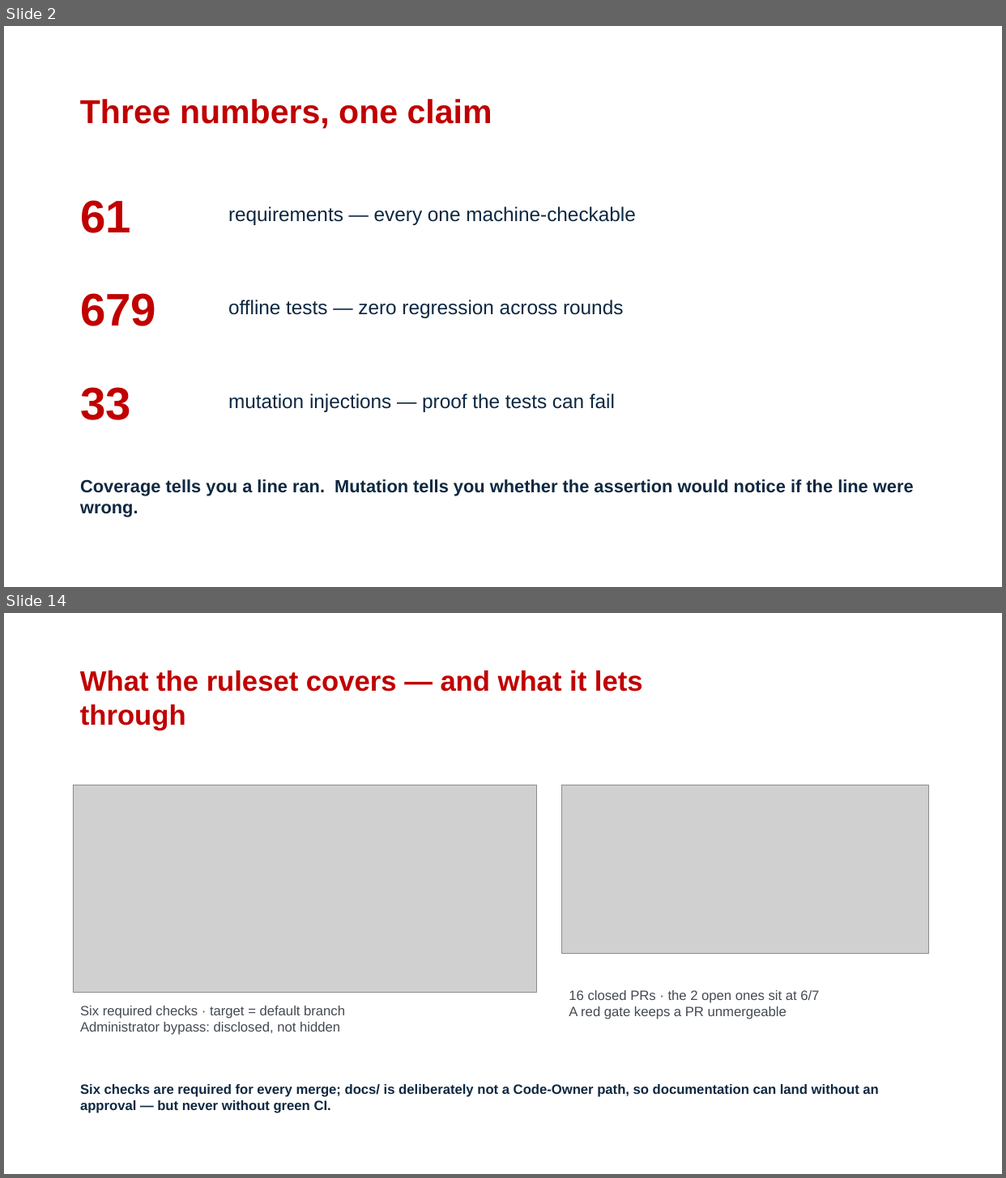
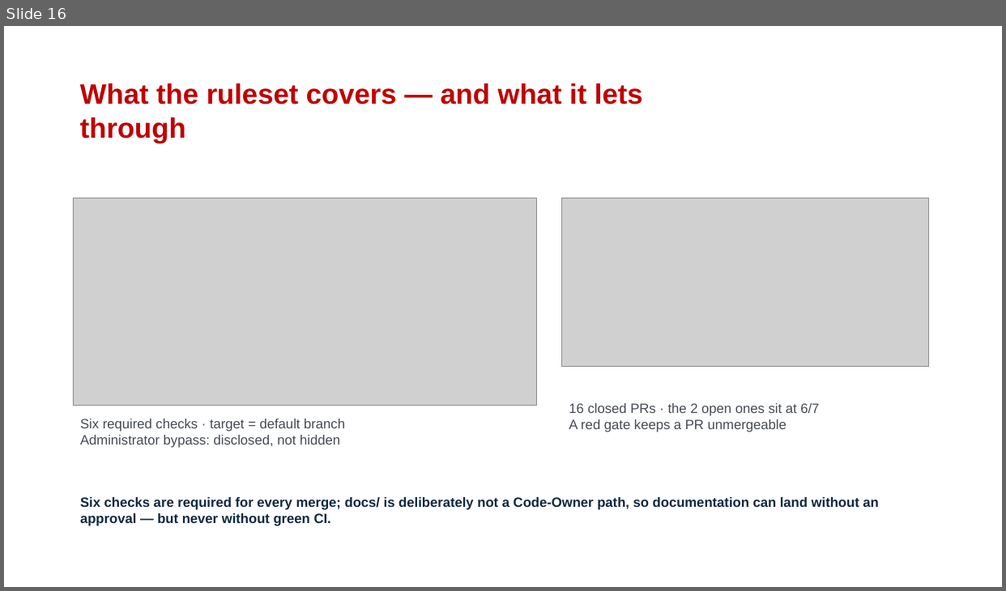
Before and after one commit to StantonJoY/SE_Project, a slide deck: docs/presentation/CS5351_Group26_Presentation.pptx. Shown one above the other, each under a label of ours: slides 2 and 14 before the commit, slide 16 after it; the slides between them are not shown. The pictures are 1006x1178 and 1006x591 pixels, drawn with LibreOffice and Linux fonts; fonts in the diff are those of the drawing; grey boxes stand for pictures; background and template pictures are left out. Boxes give left, top, right and bottom in pixels: in the first picture for what was removed or moved away, otherwise in the second. Text is boxed around its words. In the diff, an @@ line names an element or a change of style, - is before the commit and + after.

```diff
--- a/docs/presentation/CS5351_Group26_Presentation.pptx
+++ b/docs/presentation/CS5351_Group26_Presentation.pptx
@@ slide 2 removed at box(4, 26, 1002, 587), background picture (left out) @@
@@ title removed at box(80, 99, 492, 129) @@
-Three numbers, one claim
@@ text removed at box(80, 200, 131, 233) @@
-61
@@ text removed at box(228, 207, 636, 225) @@
-requirements — every one machine-checkable
@@ text removed at box(80, 293, 156, 327) @@
-679
@@ text removed at box(228, 300, 623, 318) @@
-offline tests — zero regression across rounds
@@ text removed at box(80, 387, 131, 420) @@
-33
@@ text removed at box(228, 394, 615, 412) @@
-mutation injections — proof the tests can fail
@@ text removed at box(80, 480, 914, 518) @@
-Coverage tells you a line ran. Mutation tells you whether the assertion would notice if the line were wrong.
@@ what was slide 14 is now slide 16 @@
```
Also in this commit, not shown: 13 slides changed, 4 slides added, 1 other slide removed, 2 other files.
